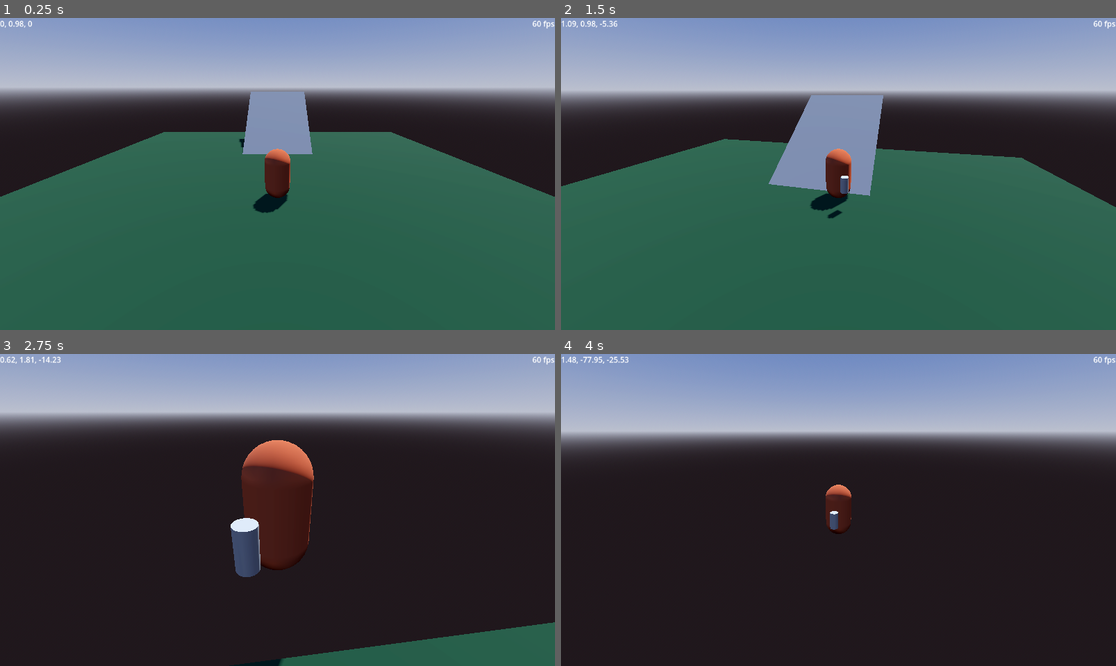
Above: before the commit, frames 1-4 (two rows, left to right).
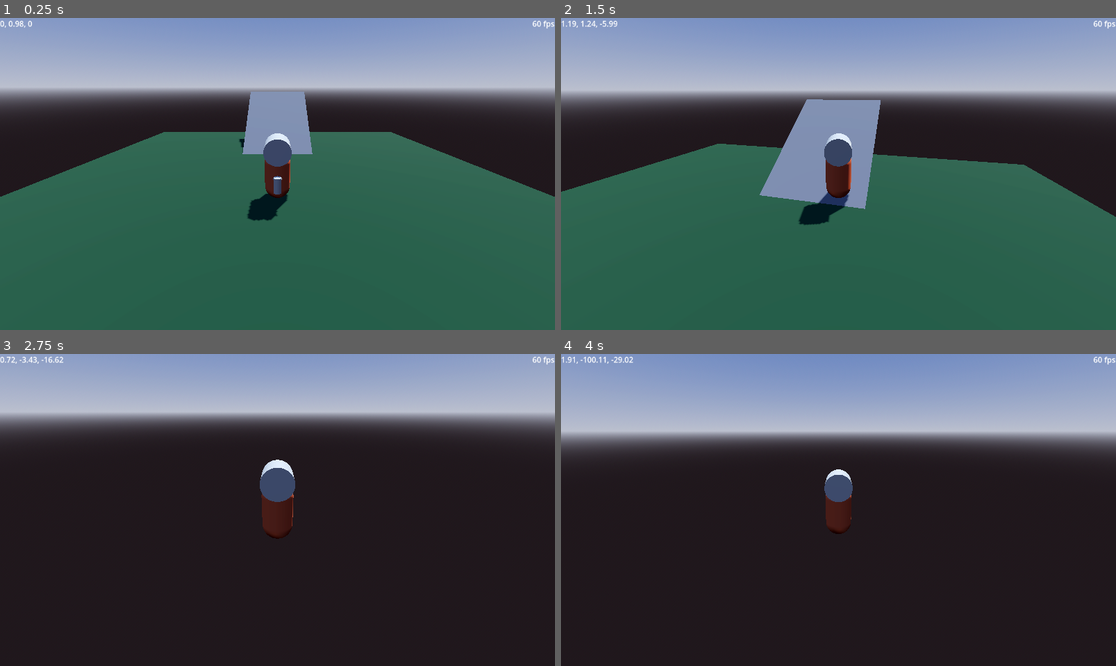
Above: after the commit, the same moments.

Repository: Grantallkotten/my-game
Game: Godot game, scene res://scene.tscn
Same seed, same stepped clock (60 frames per second), same inputs: the game is played once before the commit and once after it.
Inputs (mouse positions are in pixels of both pictures, inside the frame that each line leads up to):
- Up to frame 1 (0.25 s): no input
- Up to frame 2 (1.5 s): tap Enter at 0.5 s; move the mouse to (866, 174) at 0.52 s; press the mouse at (866, 174) at 0.53 s; hold W (move_forward) from 0.53 s (still down); tap Space (jump) at 0.77 s; move the mouse to (810, 174) at 1.27 s; release the mouse at (810, 174) at 1.28 s; click (810, 174) at 1.35 s
- Up to frame 3 (2.75 s): keep holding W (move_forward); tap Space (jump) at 1.52 s; move the mouse to (288, 503) at 2.02 s; press the mouse at (288, 503) at 2.03 s
- Up to frame 4 (4 s): keep holding W (move_forward); move the mouse to (832, 516) at 2.77 s; release the mouse at (832, 516) at 2.78 s; click (832, 516) at 2.85 s; tap Space (jump) at 3.02, 3.77 s; move the mouse to (877, 513) at 3.52 s; press the mouse at (877, 513) at 3.53 s

The runs differ from the first frame. In frame 1, 0.7% of the frame differs, in the area x 44-53%, y 36-66%; in frame 2, 3.6%; in frame 3, 8.6%, in the area x 1-100%, y 0-100%; in frame 4, 0.6%.

Commit message:
Smooth camera lerp betwen angeles

Diff:
--- a/player/player.gd
+++ b/player/player.gd
@@ -15,6 +15,7 @@
 @export var walk_acceleration: float = 20.0
 @export var jump_strength: float = 20.0
 @export var gravity: float = 90.0
+@export var mesh_rotation_speed: float = 12.0
 
 var camera_input_dirction: Vector2 = Vector2.ZERO
 var last_movment_direction: Vector3 = Vector3.BACK
@@ -60,15 +61,16 @@
 	movment_direction.x = Input.get_axis("move_left", "move_right")
 	movment_direction.z = Input.get_axis("move_forward", "move_backwards")
 	movment_direction = forward * movment_direction.z + right * movment_direction.x
+	movment_direction.y = 0.0
 	movment_direction = movment_direction.normalized()
 
 
 	velocity = velocity.move_toward(movment_direction * walk_speed, walk_acceleration * delta)
 
-	if movment_direction.length() > 0.2:
+	if movment_direction.length() > 0.0:
 		last_movment_direction = movment_direction
 	var target_angle: float = Vector3.BACK.signed_angle_to(last_movment_direction, Vector3.UP)
-	player_mesh.rotation.y = target_angle
+	player_mesh.global_rotation.y = lerp_angle(player_mesh.rotation.y, target_angle, mesh_rotation_speed * delta)
 
 	var is_about_to_jump = Input.is_action_just_pressed("jump") and is_on_floor()
 	if is_about_to_jump:
--- a/player/player.tscn
+++ b/player/player.tscn
@@ -8,6 +8,8 @@
 albedo_color = Color(0.629601, 0.257962, 0.130325, 1)
 
 [sub_resource type="CylinderMesh" id="CylinderMesh_12i0d"]
+
+[sub_resource type="CylinderMesh" id="CylinderMesh_tv74r"]
 
 [sub_resource type="ConvexPolygonShape3D" id="ConvexPolygonShape3D_7r8a2"]
 points = PackedVector3Array(-0.125207, -0.532801, -0.480507, 0.0227831, 0.47607, 0.498884, 0.169713, 0.559144, 0.464172 …(924 unchanged characters)…
@@ -20,8 +22,13 @@
 surface_material_override/0 = SubResource("StandardMaterial3D_ph5yk")
 
 [node name="ObjMesh" type="MeshInstance3D" parent="PlayerMesh"]
-transform = Transform3D(0.287217, 0, 0, 0, 0.287217, 0, 0, 0, 0.287217, 0, 0, -1)
+transform = Transform3D(0.287217, 0, 0, 0, 0.287217, 0, 0, 0, 0.287217, 0, 0, 1)
 mesh = SubResource("CylinderMesh_12i0d")
+skeleton = NodePath("../..")
+
+[node name="ObjMesh2" type="MeshInstance3D" parent="PlayerMesh"]
+transform = Transform3D(1, 0, 0, 0, -2.18557e-08, -1, 0, 0.5, -4.37114e-08, 0, 1, 0)
+mesh = SubResource("CylinderMesh_tv74r")
 skeleton = NodePath("../..")
 
 [node name="MeshCollision" type="CollisionShape3D" parent="."]
Not shown: 1 places in player/player.tscn that only renumber resources
